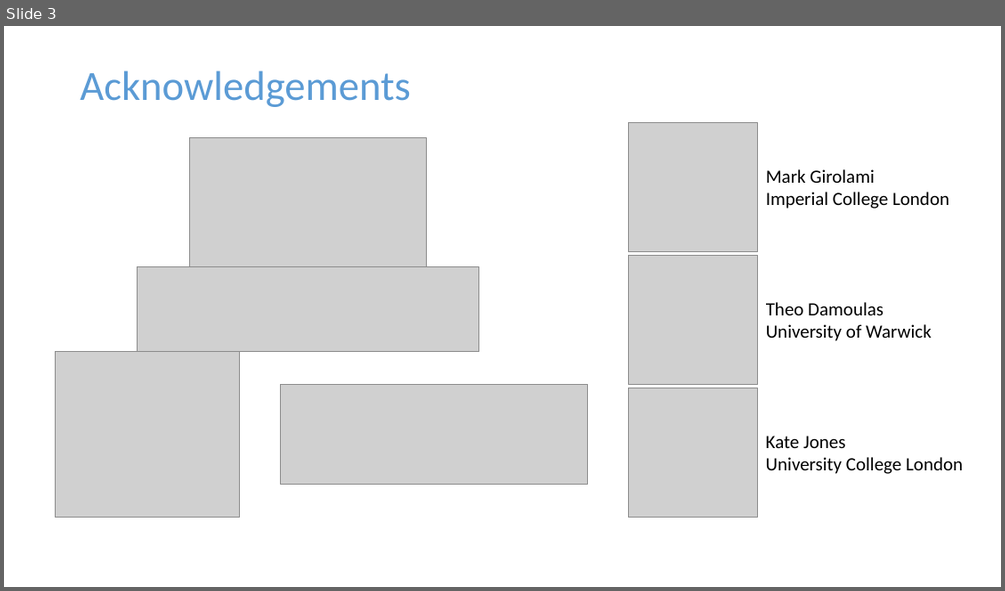
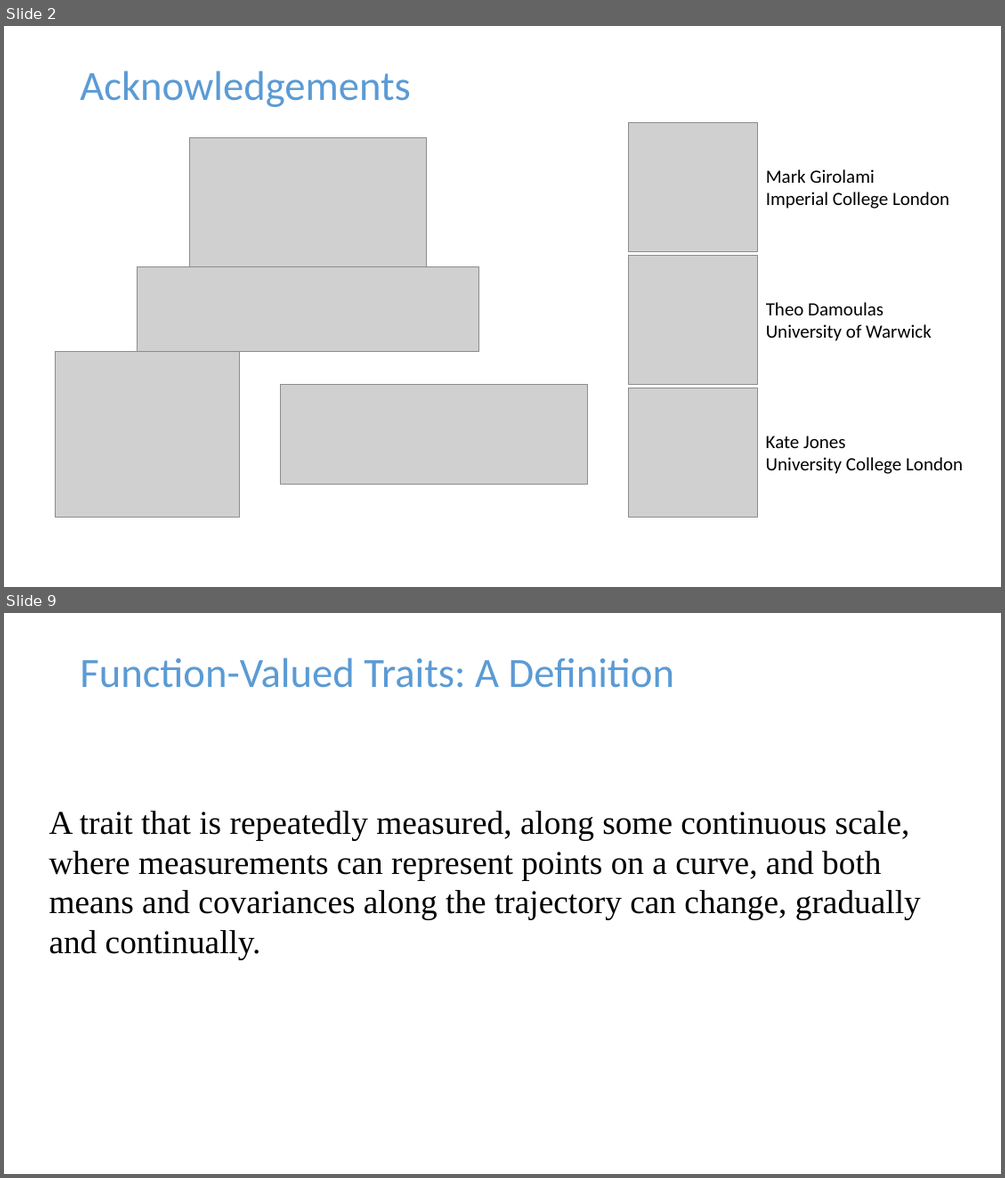
Before and after one commit to jpmeagher/SDS_Imperial, a slide deck: Presentation/Slides/Draft_0.pptx. Shown one above the other, each under a label of ours: slide 3 before the commit, slides 2 and 9 after it; the slides between them are not shown. The pictures are 1005x591 and 1005x1178 pixels, drawn with LibreOffice and Linux fonts; fonts in the diff are those of the drawing; grey boxes stand for pictures. Boxes give left, top, right and bottom in pixels: in the first picture for what was removed or moved away, otherwise in the second. Text is boxed around its words. In the diff, an @@ line names an element or a change of style, - is before the commit and + after.

```diff
--- a/Presentation/Slides/Draft_0.pptx
+++ b/Presentation/Slides/Draft_0.pptx
@@ slide 9 added at (x1=4, y1=613, x2=1001, y2=1174), background #FFFFFF @@
@@ title added at (x1=80, y1=657, x2=674, y2=688), 40 pt, text #5B9BD5 @@
+Function-Valued Traits: A Definition
@@ text added at (x1=49, y1=811, x2=921, y2=959), 32 pt, text #000000 @@
+A trait that is repeatedly measured, along some continuous scale, where measurements can represent points on a curve, and both means and covariances along the trajectory can change, gradually and continually.
@@ what was slide 3 is now slide 2 @@
```
Also in this commit, not shown: 2 slides changed, 18 other slides added, 3 slides removed, 2 other files.
